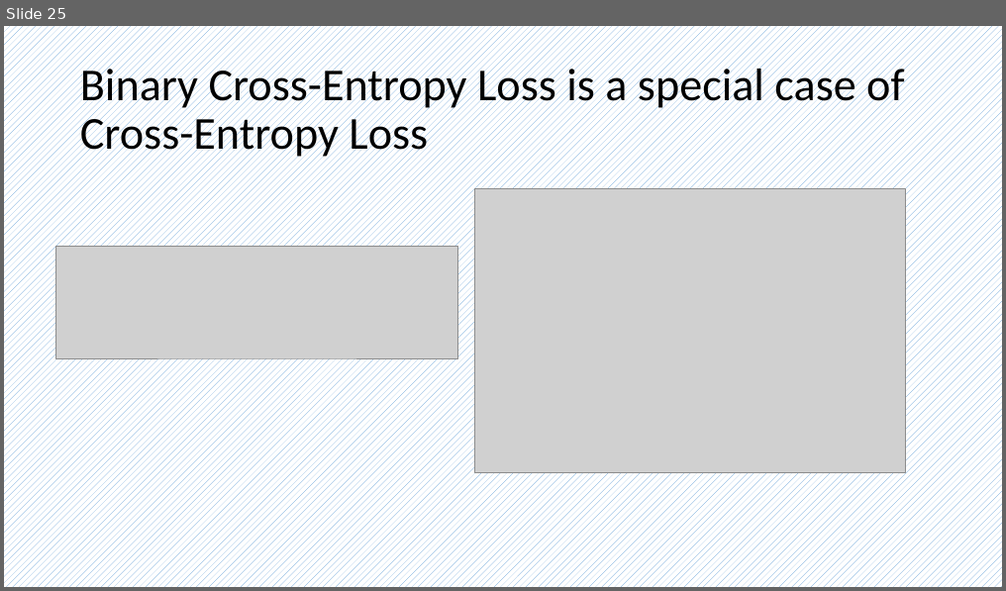
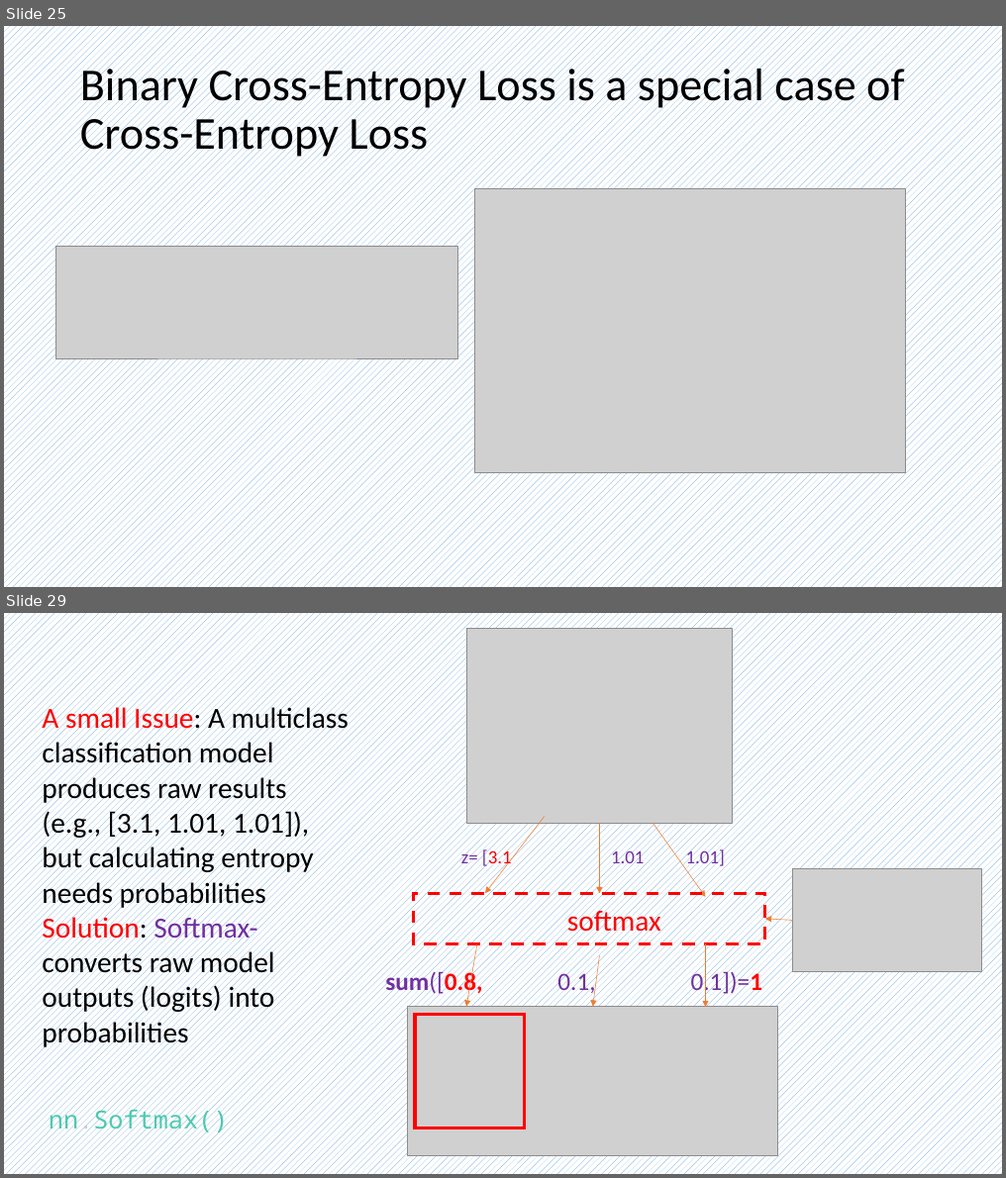
Before and after one commit to frankwxu/AI4DigitalForensics, a slide deck: CYFI445/lectures/08_multiclass_classification_n_to_n_2hidden/0_ML_concepts_multiclass.pptx. Shown one above the other, each under a label of ours: slide 25 before the commit, slides 25 and 29 after it; the slides between them are not shown. The pictures are 1006x591 and 1006x1178 pixels, drawn with LibreOffice and Linux fonts; fonts in the diff are those of the drawing; grey boxes stand for pictures; background and template pictures are left out. Boxes give left, top, right and bottom in pixels: in the first picture for what was removed or moved away, otherwise in the second. Text is boxed around its words. In the diff, an @@ line names an element or a change of style, - is before the commit and + after.

```diff
--- a/CYFI445/lectures/08_multiclass_classification_n_to_n_2hidden/0_ML_concepts_multiclass.pptx
+++ b/CYFI445/lectures/08_multiclass_classification_n_to_n_2hidden/0_ML_concepts_multiclass.pptx
@@ slide 29 added at (4, 613, 1002, 1174), background pattern #5B9BD5 on #FFFFFF @@
@@ picture added at (466, 628, 733, 823) @@
@@ text added at (42, 704, 349, 1050), 28 pt, text #000000 @@
+A small Issue: A multiclass classification model produces raw results (e.g., [3.1, 1.01, 1.01]), but calculating entropy needs probabilities
+Solution: Softmax- converts raw model outputs (logits) into probabilities
@@ arrow added from (545, 817) to (485, 894), #ED7D31 0.5 pt @@
@@ text added at (461, 848, 725, 868), 18 pt, text #7030A0 @@
+z= [3.1 1.01 1.01]
@@ arrow added from (600, 823) to (600, 894), #ED7D31 0.5 pt @@
@@ arrow added from (653, 823) to (706, 897), #ED7D31 0.5 pt @@
@@ picture added at (792, 869, 982, 971) @@
@@ rectangle added at (414, 894, 765, 945), outline #FF0000 3 pt dashed @@
@@ text added at (567, 907, 661, 939), 28 pt, text #FF0000 @@
+softmax
@@ arrow added from (792, 921) to (765, 919), #ED7D31 0.5 pt @@
@@ arrow added from (477, 944) to (466, 1007), #ED7D31 0.5 pt @@
@@ arrow added from (600, 956) to (593, 1007), #ED7D31 0.5 pt @@
@@ arrow added from (706, 944) to (706, 1008), #ED7D31 0.5 pt @@
@@ text added at (385, 970, 763, 997), 24 pt, text #7030A0 @@
+sum([0.8, 0.1, 0.1])=1
@@ picture added at (408, 1007, 778, 1156) @@
@@ rectangle added at (415, 1014, 525, 1128), outline #FF0000 3 pt @@
@@ text added at (49, 1105, 228, 1135), 24 pt, text #4EC9B0 @@
+nn.Softmax()
```
Also in this commit, not shown: 3 slides changed, 1 other slide added.
